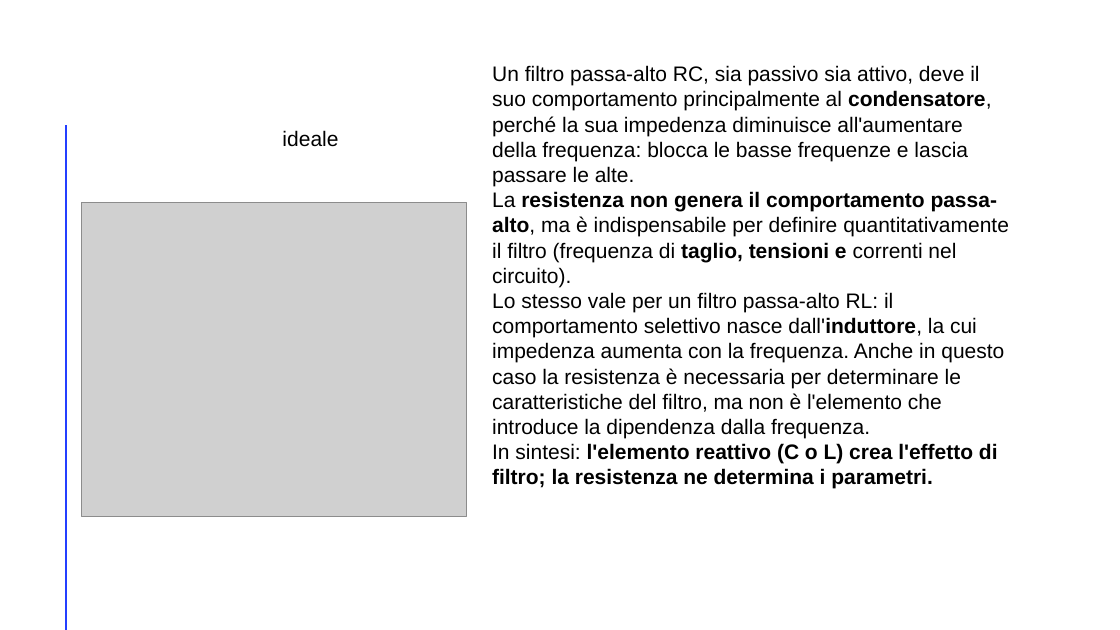
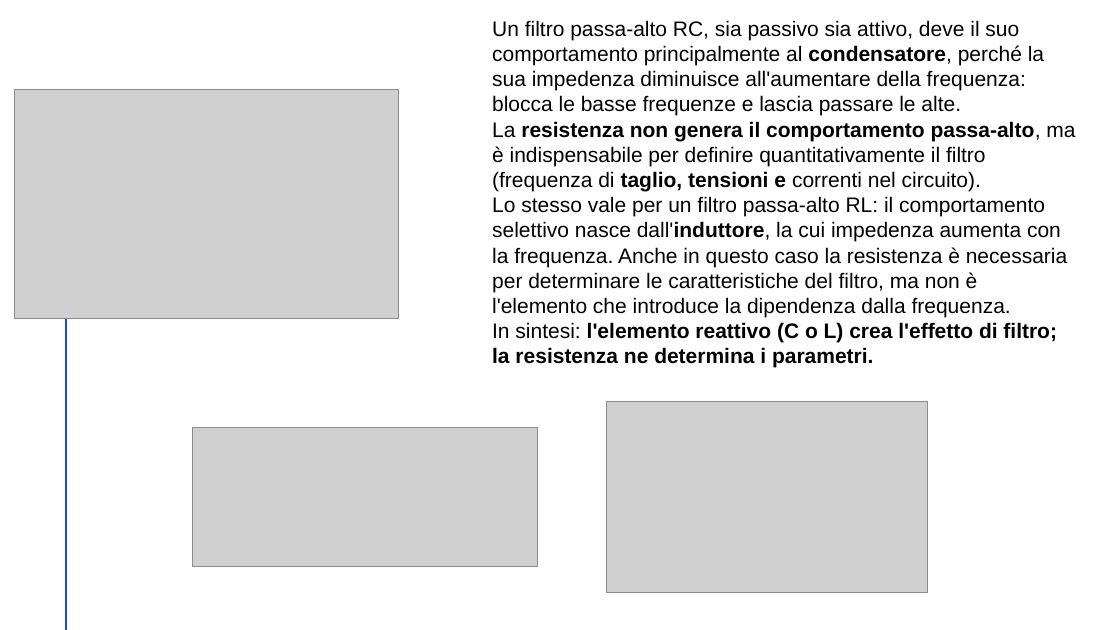
Before and after one commit to RiccardoSC2050/Progetto-sistemi-elettronici, a slide deck: slide 17 of presentazione/presentazione.pptx (slide 16 before the commit). Drawn at 1120x630 pixels with LibreOffice and Linux fonts; fonts in the diff are those of the drawing; grey boxes stand for pictures. Boxes give left, top, right and bottom in pixels: in the first picture for what was removed or moved away, otherwise in the second. Text is boxed around its words. In the diff, an @@ line names an element or a change of style, - is before the commit and + after.

```diff
--- a/presentazione/presentazione.pptx
+++ b/presentazione/presentazione.pptx
@@ text "Un filtro passa-alto RC, sia ..." rewrapped from (492,65,1009,489) to (492,20,1075,368) @@
@@ picture: place and size @@
-picture at (82,202,466,517)
+picture at (14,89,399,318)
@@ text removed at (282,130,338,147) @@
-ideale
@@ picture added at (607,402,928,592) @@
@@ picture added at (192,428,537,566) @@
```
Also in this commit, not shown: 13 other slides changed, 2 slides added, 1 slide removed, 4 other files.
